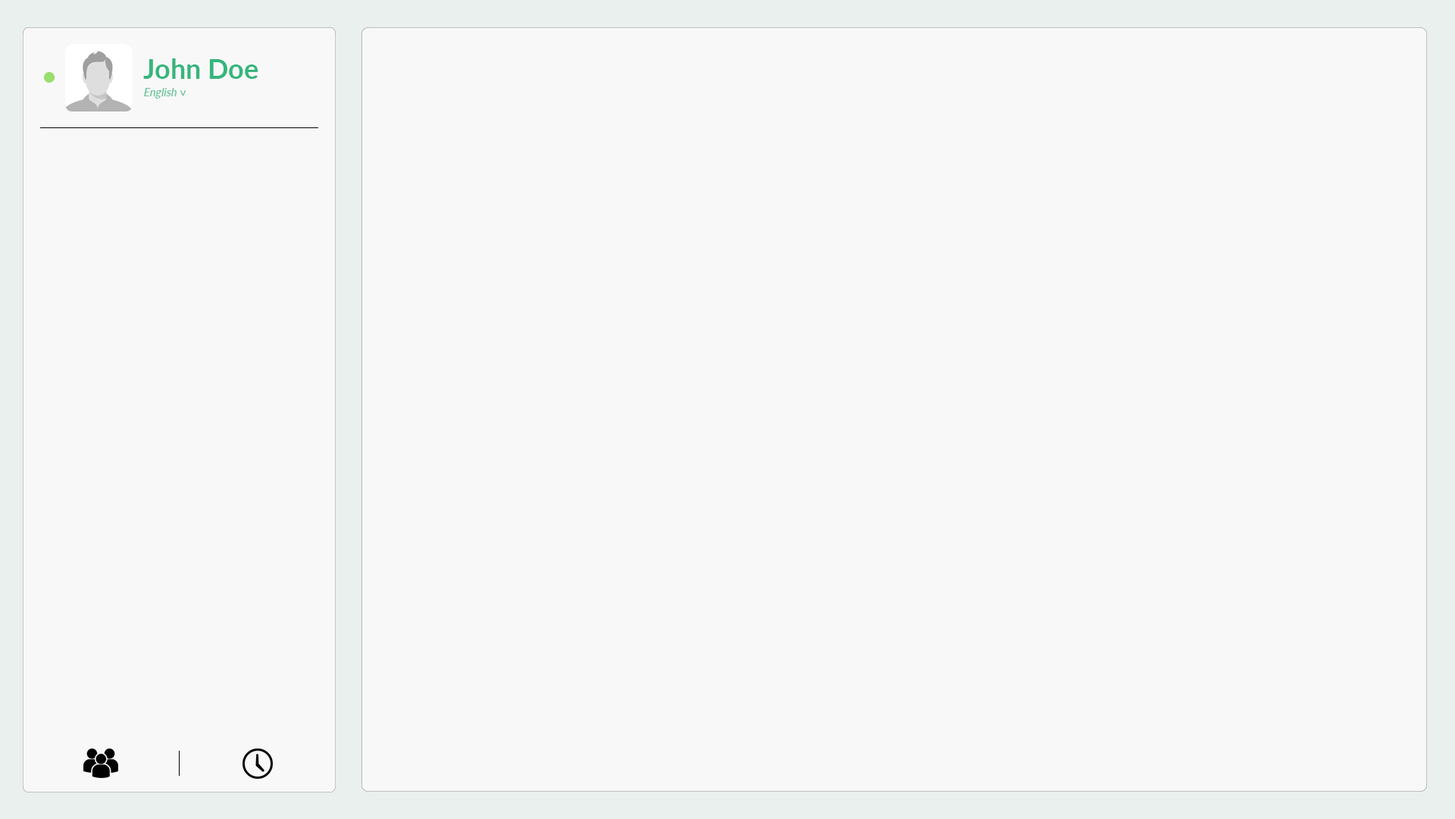
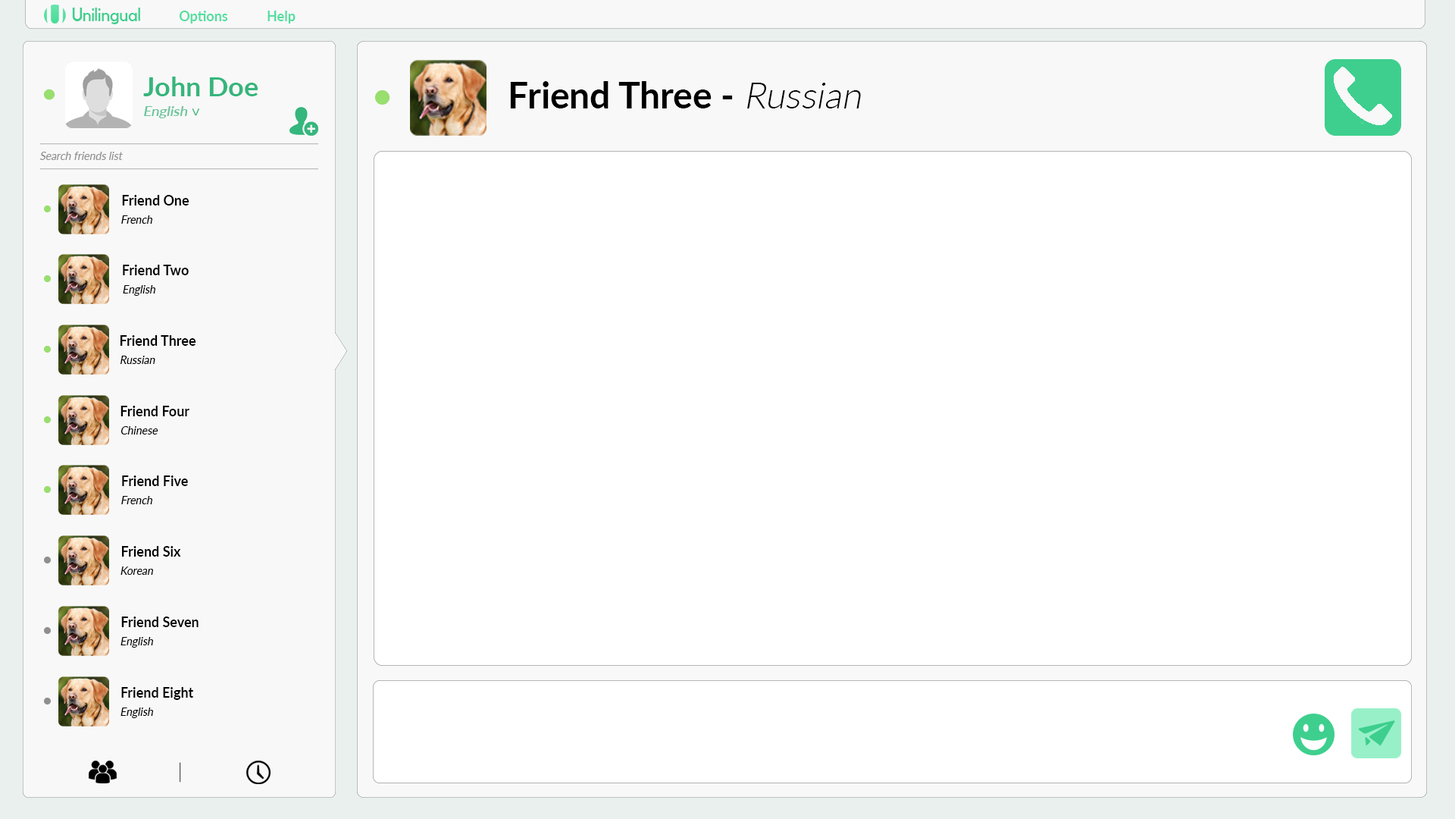
Comparing the layer stacks of the two 1455×819 images. Changes:
added group "Top Bar" with 5 layers above "Friends" over [left=25, top=0, right=1426, bottom=29]
added layer "Top Bar BKG" in group "Top Bar" over [left=25, top=0, right=1426, bottom=29]
added group "Friends List" with 48 layers in group "Friends" over [left=43, top=184, right=199, bottom=727]
added group "Friend1" with 5 layers in group "Friends List" over [left=43, top=184, right=189, bottom=235]
added group "Friend2" with 5 layers in group "Friends List" over [left=43, top=253, right=189, bottom=304]
added group "Friend3" with 5 layers in group "Friends List" over [left=43, top=324, right=196, bottom=375]
added group "Friend4" with 5 layers in group "Friends List" over [left=43, top=394, right=190, bottom=445]
added group "Friend5" with 5 layers in group "Friends List" over [left=43, top=464, right=188, bottom=515]
added group "Friend6" with 5 layers in group "Friends List" over [left=43, top=535, right=182, bottom=586]
added group "Friend7" with 5 layers in group "Friends List" over [left=43, top=605, right=199, bottom=656]
added group "Friend8" with 5 layers in group "Friends List" over [left=43, top=676, right=195, bottom=727]
painted on "Friends BKG" over [left=22, top=27, right=336, bottom=798]
added group "Chat" with 10 layers above "Layer 0" over [left=357, top=40, right=1428, bottom=798]
added group "Top" with 4 layers in group "Chat" over [left=375, top=59, right=1402, bottom=136]
added layer "Friend Three - Russian" in group "Top" over [left=510, top=81, right=862, bottom=109]
added layer "Chat History" in group "Chat" over [left=373, top=150, right=1413, bottom=666]
added layer "Chat Message Box" in group "Chat" over [left=372, top=679, right=1413, bottom=783]
renamed "Rounded Rectangle 2" to "Chat BKG", moved it into group "Chat", painted on it over [left=357, top=27, right=1428, bottom=798]
…and 63 more changes (53 added, 10 painted)
